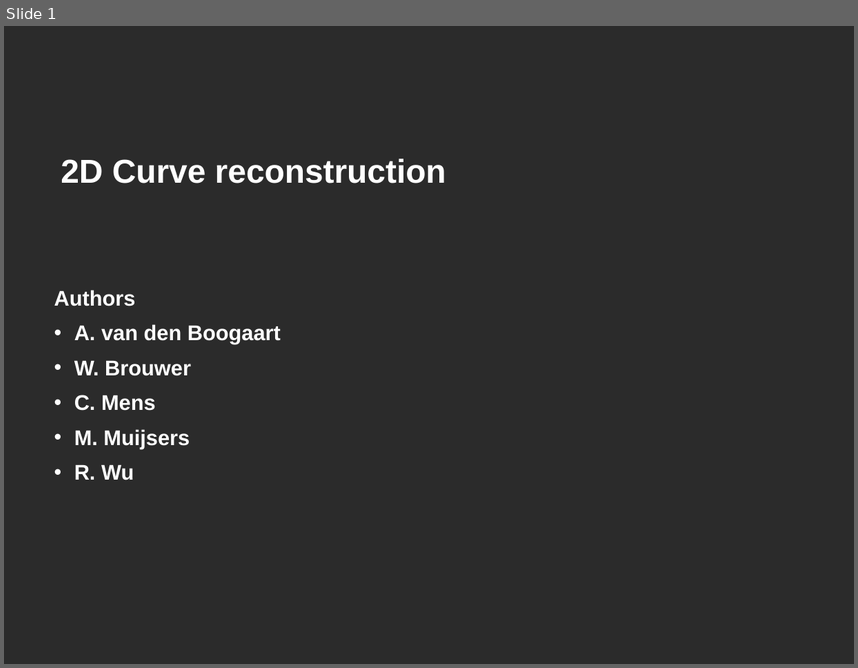
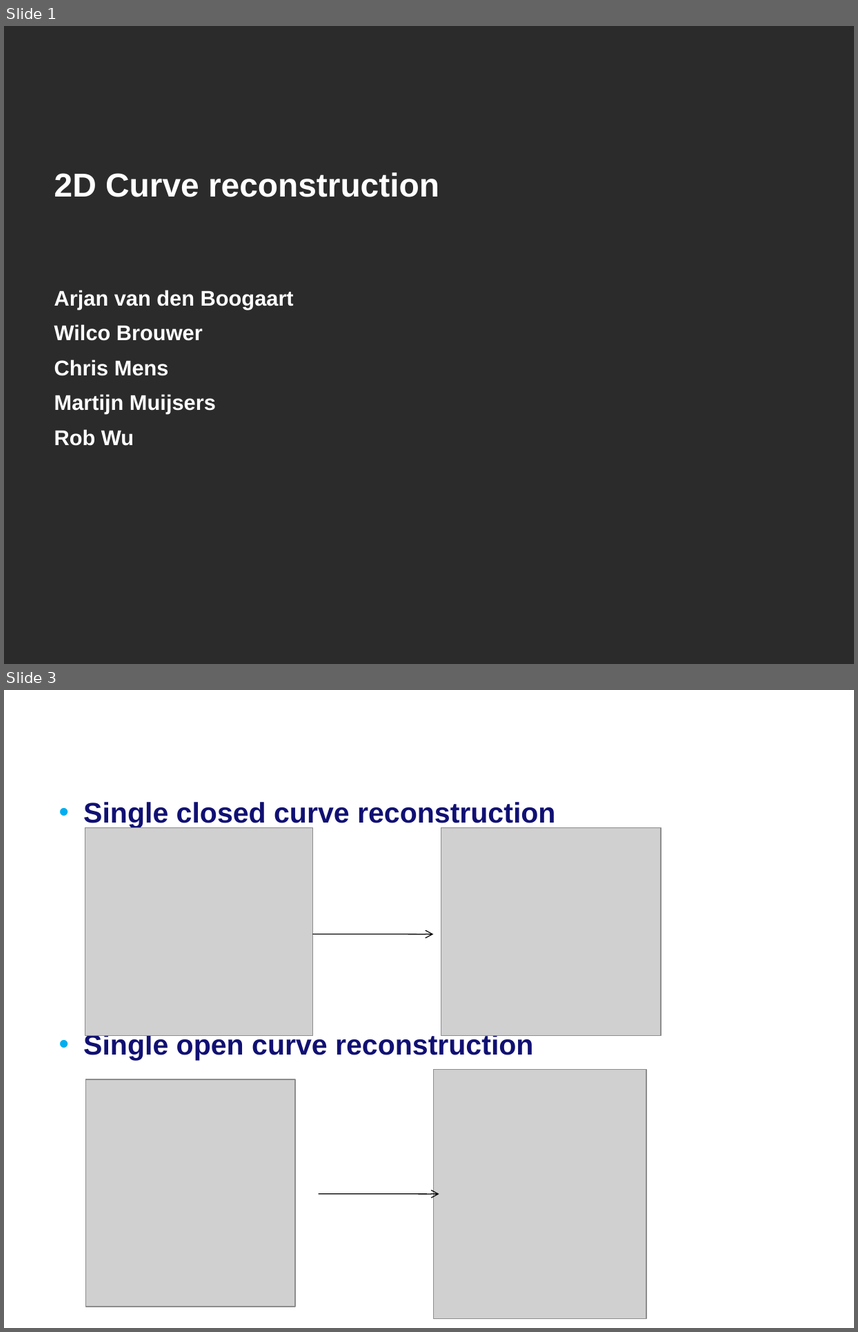
Before and after one commit to MartijnMuijsers/Algorithms, a slide deck: report/Final Presentation.ppt. Shown one above the other, each under a label of ours: slide 1 before the commit, slides 1 and 3 after it; the slides between them are not shown. The pictures are 858x668 and 858x1332 pixels, drawn with LibreOffice and Linux fonts; fonts in the diff are those of the drawing; grey boxes stand for pictures; background and template pictures are left out; a plain dark background stands for a picture behind light text. Boxes give left, top, right and bottom in pixels: in the first picture for what was removed or moved away, otherwise in the second. Text is boxed around its words. In the diff, an @@ line names an element or a change of style, - is before the commit and + after.

```diff
--- a/report/Final Presentation.ppt
+++ b/report/Final Presentation.ppt
@@ slide 3 added at [4,690,854,1328], background #FFFFFF @@
@@ text added at [67,690,814,771], 28 pt, text #FFFFFF, bold @@
+Problem Description
@@ text added at [83,802,555,1061], 24 pt, text #101073, bold @@
+• Single closed curve reconstruction
+• Single open curve reconstruction
@@ picture added at [85,828,312,1036] @@
@@ picture added at [441,828,660,1036] @@
@@ arrow added from (312, 934) to (433, 934), #000000 0.74 pt @@
@@ picture added at [85,1079,294,1306] @@
@@ picture added at [433,1069,646,1318] @@
@@ arrow added from (319, 1193) to (439, 1193), #000000 0.74 pt @@
@@ slide 1 changed as well @@
@@ text "2D Curve reconstruction": place and size @@
-text "2D Curve reconstruction" at [61,158,446,183]
+text "2D Curve reconstruction" at [54,172,439,197]
@@ text at [54,290,294,446]: text changed @@
-Authors
-• A. van den Boogaart
-• W. Brouwer
-• C. Mens
-• M. Muijsers
-• R. Wu
+Arjan van den Boogaart
+Wilco Brouwer
+Chris Mens
+Martijn Muijsers
+Rob Wu
```
Also in this commit, not shown: 1 other slide changed, 5 other slides added, 17 slides removed.
